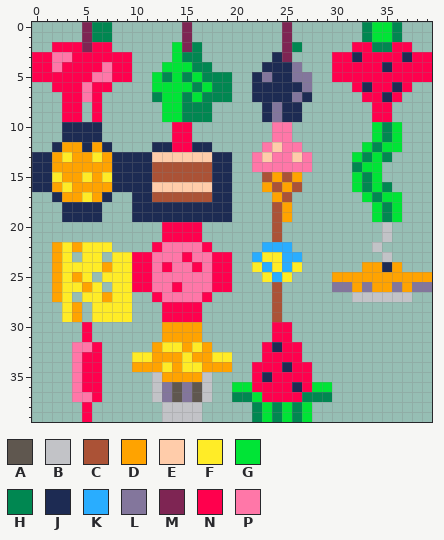
Pixel-art sprite: graphics/spriteSheets/foodSheet.png. The picture above was drawn from the file before the commit.
The file is 40x40 pixels.
Palette (. is transparent): A #5f574f  B #c2c3c7  C #ab5236  D #ffa300  E #ffccaa  F #ffec27  G #00e436  H #008751  J #1d2b53  K #29adff  L #83769c  M #7e2553  N #ff004d  P #ff77a8
Pixels before, first column x 0:
 0 .....MHH.......M.........M.......HGGH...
 1 .....MHH.......M.........M.......HGGH...
 2 ..NNNMNN......GMH........MH.....NNHHNN..
 3 NNPPNNNNNN....GHH.......JM....NNJNNNNJNN
 4 NNPNNNNPNN...GGGHH.....JJJL...NNNNNJNNNN
 5 NNNNNNPPNN..GHGHGHHH..JLJJLL..NNNNNNNNNN
 6 ..NNNPNN....GGGGHGHH..JJJJJL....NJNNJN..
 7 ...NNPN.....HGGHGHHH..JJJJLJ.....NNJN...
 8 ...NN.N......GGHHH.....JLJJ.......NN....
 9 ...NN.N......GGHHH.....JLJJ.......NN....
10 ...JJJJ.......NN........PP........GHG...
11 ...JJJJ.......NN........PP........GHG...
12 ..JDDJDJ....JJNNJJ.....PEPP......GHGG...
13 JJDFDDFDJJJJEEEEEEJJ..PEPPEP....GHGH....
14 JJDDDDDDJJJJCCCCCCJJ..PPPPPP....HGG.....
15 JJFDDFDFJJJJCCCCCCJJ...CDCD.....GHG.....
16 JJDFDDDDJJJJEEEEEEJJ...DCDC.....GHGH....
17 ..JDDFDJ..JJCCCCCCJJ....DC.......GHGG...
18 ...JJJJ...JJJJJJJJJJ....CD........GHG...
19 ...JJJJ...JJJJJJJJJJ....CD........GHG...
20 .............NNNN.......C..........B....
21 .............NNNN.......C..........B....
22 ..DFDFFF....NPPPPN.....KKK........B.....
23 ..DF.FF.FFNNPPPNPPNN..KFFKK........B....
24 ..DFFFFDFFNNPNPPNPNN..FKFKF......DDJD...
25 ..DFDF.FFFNNPPPPPPNN...FKF....DDDDDDDDDD
26 ..DFFDF.FFNNPPNPPPNN....C.....LLDLDDLDLL
27 ..DF.FFDFF..NPPPPN......C.......BBBBBB..
28 ...FD.FFFF...NNNN.......C...............
29 ...FD.FFFF...NNNN.......C...............
30 .....N.......DDDD.......NN..............
31 .....N.......DDDD.......NN..............
32 ....PPN.....DFFDFD.....NJNN.............
33 ....PNN...FFDDDFDDFF...NNNN.............
34 ....PNN...DDDFDFFDDD..NNNJNN............
35 ....PNN.....BDDDDB....NJNNNN............
36 ....PNN.....BLALAB..GGNNNNJNGG..........
37 ....PPN.....BLALAB..HHGNNNNHHH..........
38 .....N.......BBBB.....HGHGHG............
39 .....N.......BBBB.....HGHGHG............
New version:
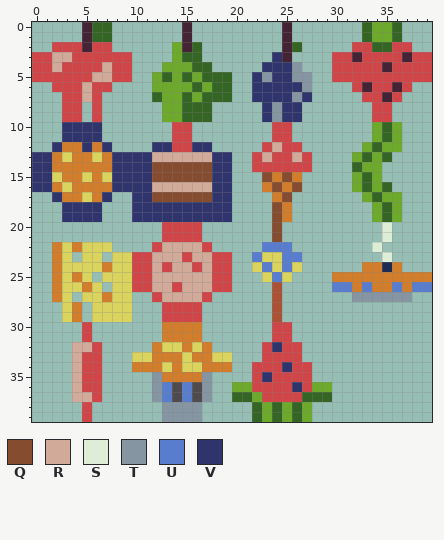
Colours new in this view: Q #854c30  R #d2aa99  S #deeed6  T #8595a1  U #597dce  V #30346d
From old to new:
colour A: #5f574f -> #4e4a4e
colour D: #ffa300 -> #d27d2c
colour F: #ffec27 -> #dad45e
colour G: #00e436 -> #6daa2c
colour H: #008751 -> #346524
colour M: #7e2553 -> #442434
colour N: #ff004d -> #d04648
Changed rows in their new state; - is a pixel that keeps its letter.
first column x 0:
 3 --RR--------------------V-------M----M--
 4 --R----R---------------VVVT--------M----
 5 ------RR--------------VTVVTT------------
 6 -----R----------------VVVVVT-----M--M---
 7 -----R----------------VVVVTV-------M----
 8 -----------------------VTVV-------------
 9 -----------------------VTVV-------------
10 ---VVVV-----------------NN--------------
11 ---VVVV-----------------NN--------------
12 --V--V-V----VV--VV-----NRNN-------------
13 VV------VVVVRRRRRRVV--NRNNRN------------
14 VV------VVVVQQQQQQVV--NNNNNN------------
15 VV------VVVVQQQQQQVV---Q-Q--------------
16 VV------VVVVRRRRRRVV----Q-Q-------------
17 --V----V--VVQQQQQQVV-----Q--------------
18 ---VVVV---VVVVVVVVVV----Q---------------
19 ---VVVV---VVVVVVVVVV----Q---------------
20 ------------------------Q----------S----
21 ------------------------Q----------S----
22 -------------RRRR------UUU--------S-----
23 ------------RRR-RR----U--UU--------S----
24 ------------R-RR-R-----U-U--------------
25 ------------RRRRRR------U---------------
26 ------------RR-RRR------------UU-U--U-UU
27 -------------RRRR---------------TTTTTT--
first column x 4:
32 RR------------------V--
33 R----------------------
34 R--------------------V-
35 R-------T----T-----V---
36 R-------TU-U-T--------V
37 RR------TU-U-T---------
38 ---------TTTT----------
39 ---------TTTT----------
